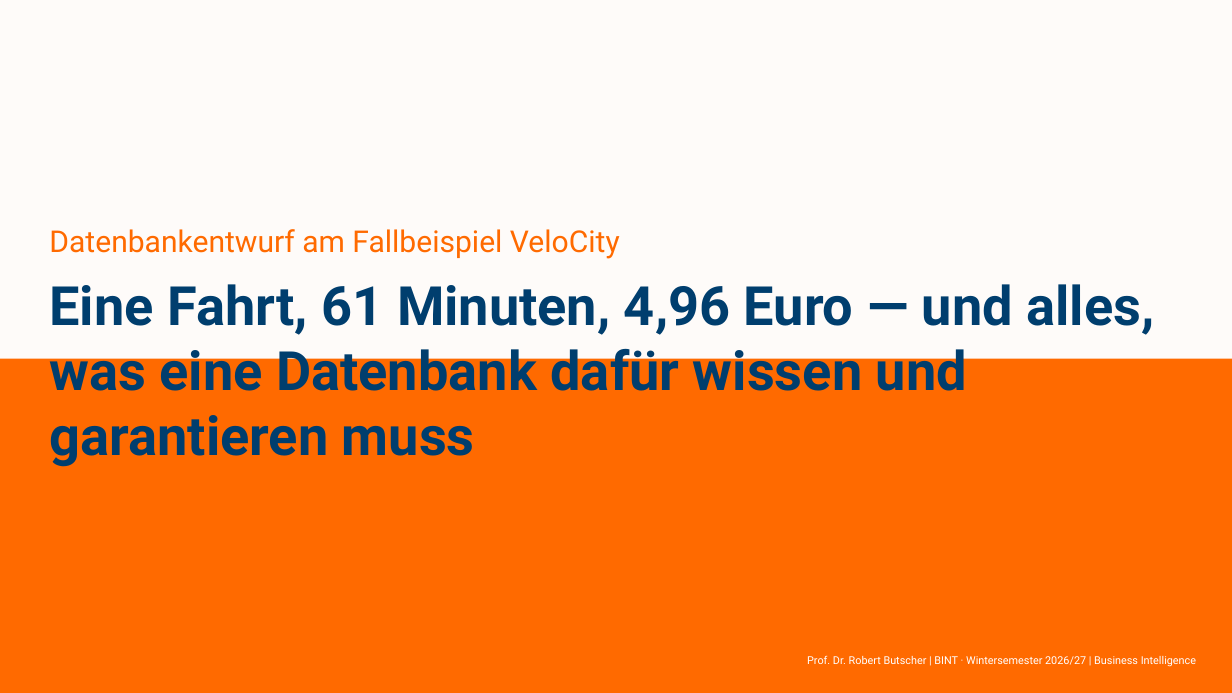
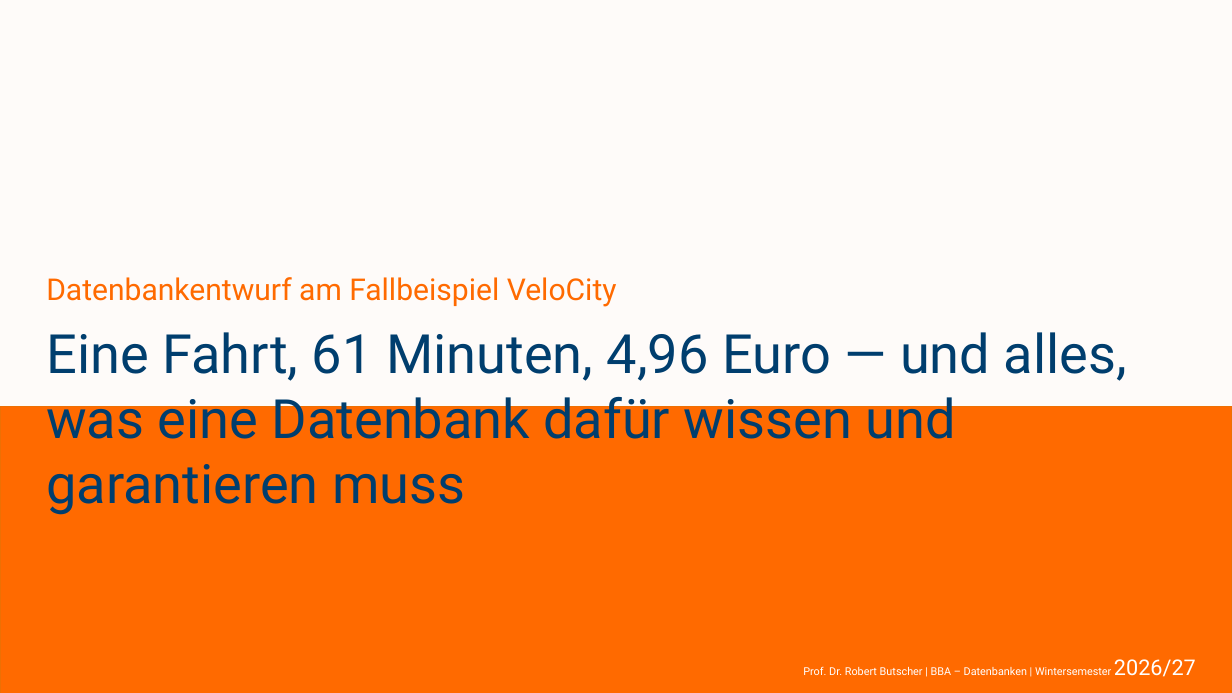
Before and after one commit to swrobuts/velocity-fallstudie, a slide deck: slide 1 of slides/velocity-datenbankentwurf.pptx. Drawn at 1232x693 pixels with LibreOffice and Linux fonts; fonts in the diff are those of the drawing; background and template pictures are left out. Boxes give left, top, right and bottom in pixels: in the first picture for what was removed or moved away, otherwise in the second. Text is boxed around its words. In the diff, an @@ line names an element or a change of style, - is before the commit and + after.

```diff
--- a/slides/velocity-datenbankentwurf.pptx
+++ b/slides/velocity-datenbankentwurf.pptx
@@ text "Datenbankentwurf am Fallbeispiel VeloCity" moved from (x1=49, y1=229, x2=620, y2=259) to (x1=46, y1=277, x2=617, y2=307) @@
@@ text "Eine Fahrt, 61 Minuten, 4,96 ..." moved from (x1=49, y1=284, x2=1154, y2=467) to (x1=46, y1=332, x2=1127, y2=515) @@
@@ text "Eine Fahrt, 61 Minuten, 4,96 ..." at (x1=46, y1=332, x2=1127, y2=515): bold off @@
@@ rectangle resized from (x1=0, y1=359, x2=1232, y2=693) to (x1=0, y1=407, x2=1232, y2=693) @@
@@ rectangle at (x1=0, y1=407, x2=1232, y2=693): outline none to #ED7004 1 pt @@
@@ text at (x1=803, y1=659, x2=1196, y2=677): text changed @@
-Prof. Dr. Robert Butscher | BINT · Wintersemester 2026/27 | Business Intelligence
+Prof. Dr. Robert Butscher | BBA – Datenbanken | Wintersemester 2026/27
```
Also in this commit, not shown: 42 other slides changed, 4 other files.
